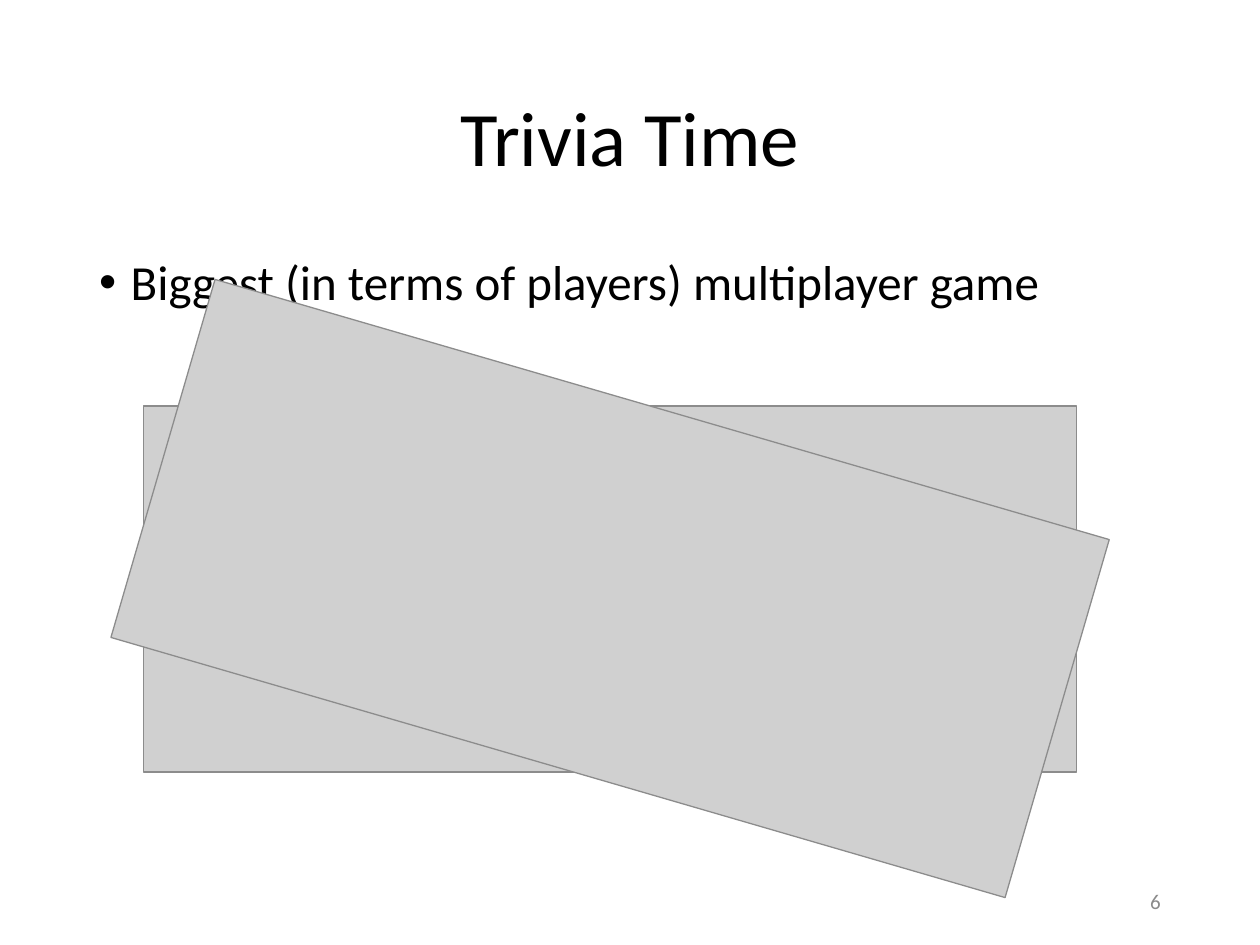
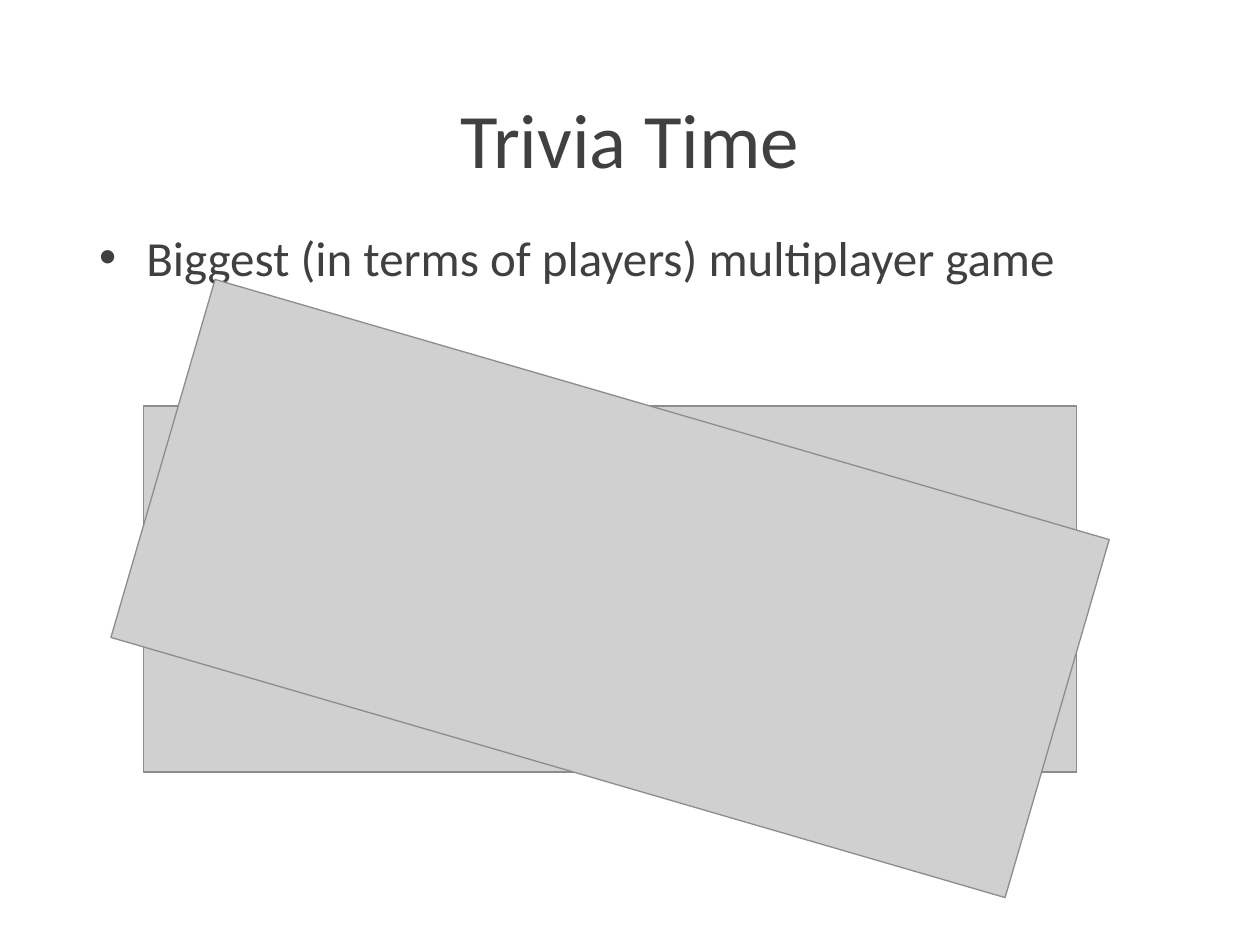
Before and after one commit to Lotti/codemotion2015, a slide deck: slide 6 of slides/slides.pptx. Drawn at 1260x945 pixels with LibreOffice and Linux fonts; fonts in the diff are those of the drawing; grey boxes stand for pictures; background and template pictures are left out. Boxes give left, top, right and bottom in pixels: in the first picture for what was removed or moved away, otherwise in the second. Text is boxed around its words. In the diff, an @@ line names an element or a change of style, - is before the commit and + after.

```diff
--- a/slides/slides.pptx
+++ b/slides/slides.pptx
@@ title "Trivia Time" at [460, 115, 799, 169]: text colour #000000 to #404040; line spacing 0.9 to 1; vertical alignment middle to top @@
@@ text "Biggest (in terms of players) ...": place and size @@
-text "Biggest (in terms of players) ..." at [131, 264, 1039, 312]
+text "Biggest (in terms of players) ..." at [146, 240, 1054, 287]
@@ text "Biggest (in terms of players) ..." at [146, 240, 1054, 287]: text colour #000000 to #404040; indent changed; line spacing 0.9 to 1; less space between paragraphs @@
@@ page number removed at [1150, 895, 1161, 909] @@
-6
```
Also in this commit, not shown: 12 other slides changed, 1 slide added, 19 slides removed, 11 other files.
